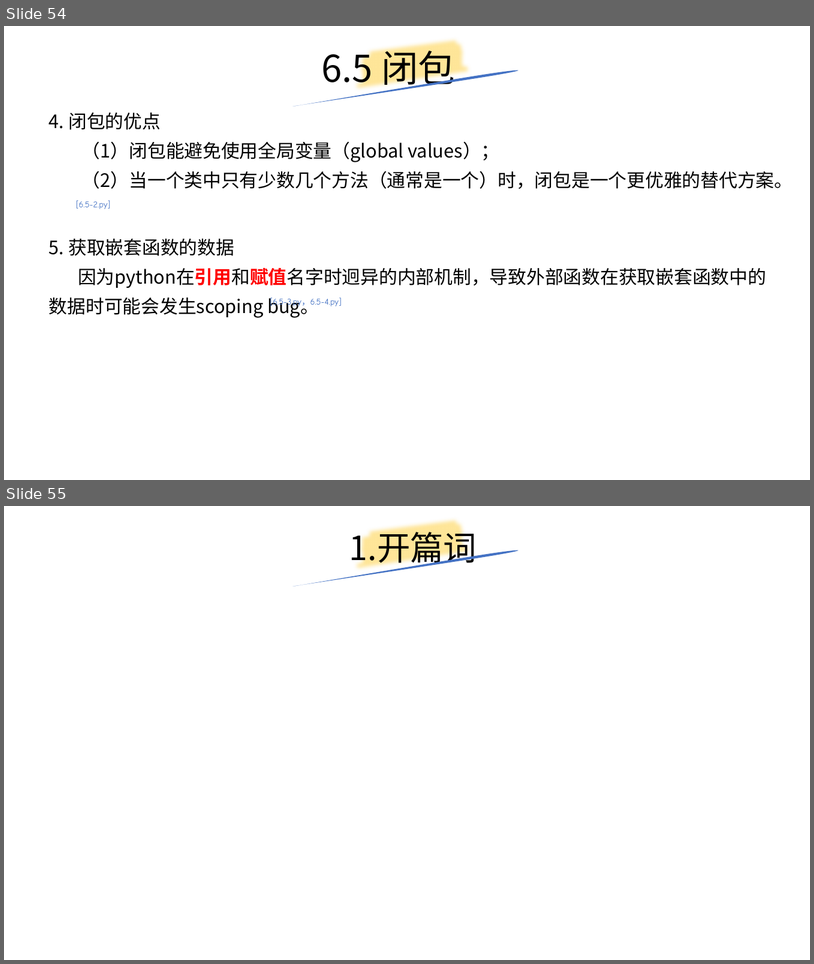
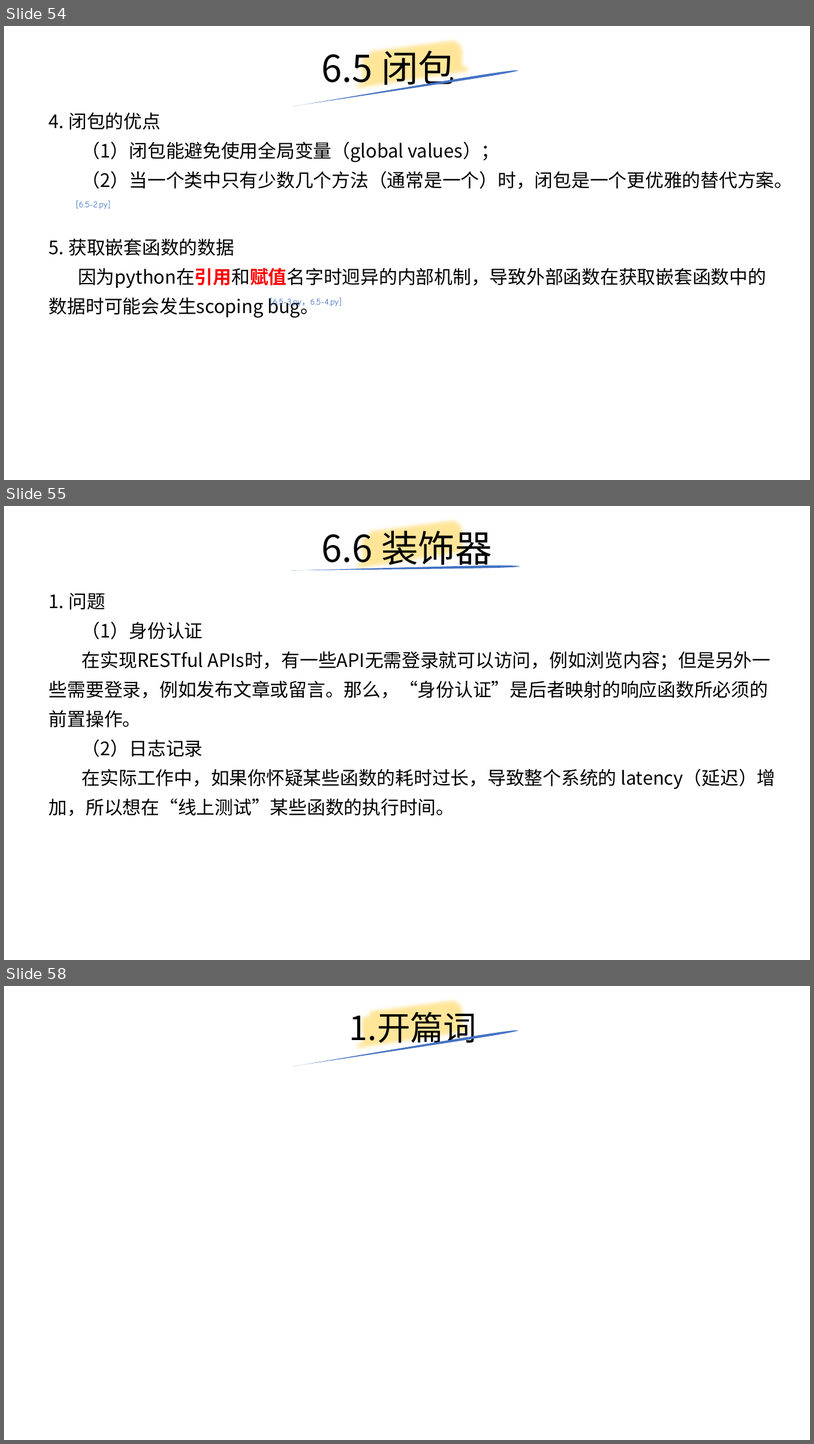
Before and after one commit to yiwenliu/CorePython, a slide deck: PPT/CorePython.pptx. Shown one above the other, each under a label of ours: slides 54 and 55 before the commit, slides 54, 55 and 58 after it; the slides between them are not shown. The pictures are 814x964 and 814x1444 pixels, drawn with LibreOffice and Linux fonts; fonts in the diff are those of the drawing. Boxes give left, top, right and bottom in pixels: in the first picture for what was removed or moved away, otherwise in the second. Text is boxed around its words. In the diff, an @@ line names an element or a change of style, - is before the commit and + after.

```diff
--- a/PPT/CorePython.pptx
+++ b/PPT/CorePython.pptx
@@ slide 55 added at (x1=4, y1=506, x2=810, y2=960), background #FFFFFF @@
@@ freeform shape added at (x1=353, y1=506, x2=476, y2=586), outline #FFE699 16 pt @@
@@ title added at (x1=322, y1=524, x2=492, y2=571), 44 pt, text #000000 @@
+6.6 装饰器
@@ freeform shape added at (x1=291, y1=565, x2=520, y2=570), fill #4472C4 @@
@@ text added at (x1=49, y1=592, x2=776, y2=816), 22 pt, text #000000 @@
+1. 问题
+（1）身份认证
+在实现RESTful APIs时，有一些API无需登录就可以访问，例如浏览内容；但是另外一些需要登录，例如发布文章或留言。那么，“身份认证”是后者映射的响应函数所必须的前置操作。
+（2）日志记录
+在实际工作中，如果你怀疑某些函数的耗时过长，导致整个系统的 latency（延迟）增加，所以想在“线上测试”某些函数的执行时间。
@@ what was slide 55 is now slide 58 @@
```
Also in this commit, not shown: 2 other slides added, 5 other files.
